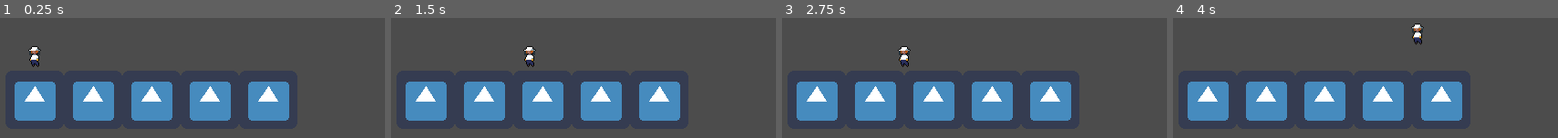
Above: before the commit, frames 1-4 (left to right).
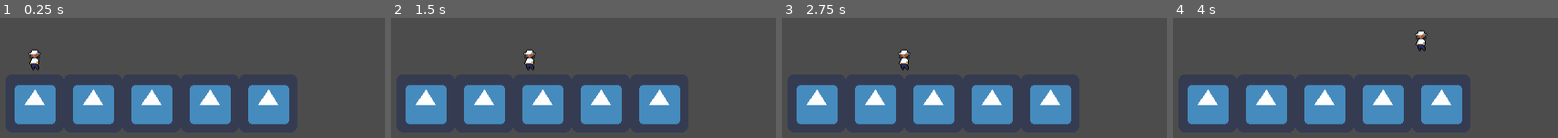
Above: after the commit, the same moments.

Repository: HollowTube/BeeGame
Game: Godot game, scene res://World.tscn
Same seed, same stepped clock (60 frames per second), same inputs: the game is played once before the commit and once after it. The engine's default icon, where the game draws it, is replaced by a stand-in: a white triangle on a blue panel in a dark square.
Inputs:
- Up to frame 1 (0.25 s): no input
- Up to frame 2 (1.5 s): tap Enter at 0.5 s; hold Right (ui_right) from 0.53 s (still down); tap Up (ui_up) at 0.77 s
- Up to frame 3 (2.75 s): tap Up (ui_up) at 1.52 s; release Right (ui_right) at 2.03 s; hold Left (ui_left) from 2.03 s (still down)
- Up to frame 4 (4 s): release Left (ui_left) at 2.78 s; hold Right (ui_right) from 2.78 s (still down); tap Up (ui_up) at 3.02, 3.77 s

The runs differ from the first frame. In frame 1, 5.2% of the frame differs, in the area x 3-76%, y 23-89%; in frame 2, 5.2%; in frame 3, 5.2%; in frame 4, 5.3%, in the area x 3-76%, y 4-89%.

Commit message:
moved

Diff:
--- a/Player.gd
+++ b/Player.gd
@@ -22,6 +22,13 @@
 		else:
 			motion.y = clamp(motion.y + 10, -100, 250)
 
+		if Input.is_action_pressed("ui_right"):
+			motion.x = 120
+		elif Input.is_action_pressed("ui_left"):
+			motion.x = -120
+		else:
+			motion.x = 0
+
 
 	motion = move_and_slide(motion, UP)
 
--- a/World.tscn
+++ b/World.tscn
@@ -13,7 +13,7 @@
 [node name="World" type="Node"]
 
 [node name="Player" type="KinematicBody2D" parent="."]
-position = Vector2( 128, 192 )
+position = Vector2( 128, 195.783 )
 script = ExtResource( 1 )
 __meta__ = {
 "_edit_group_": true
@@ -27,7 +27,7 @@
 
 [node name="Floor" type="StaticBody2D" parent="."]
 editor/display_folded = true
-position = Vector2( 128, 256 )
+position = Vector2( 128, 259.783 )
 __meta__ = {
 "_edit_group_": true
 }
@@ -40,7 +40,7 @@
 
 [node name="Floor2" type="StaticBody2D" parent="."]
 editor/display_folded = true
-position = Vector2( 192, 256 )
+position = Vector2( 192, 259.783 )
 __meta__ = {
 "_edit_group_": true
 }
@@ -53,7 +53,7 @@
 
 [node name="Floor3" type="StaticBody2D" parent="."]
 editor/display_folded = true
-position = Vector2( 256, 256 )
+position = Vector2( 256, 259.783 )
 __meta__ = {
 "_edit_group_": true
 }
@@ -66,7 +66,7 @@
 
 [node name="Floor4" type="StaticBody2D" parent="."]
 editor/display_folded = true
-position = Vector2( 320, 256 )
+position = Vector2( 320, 259.783 )
 __meta__ = {
 "_edit_group_": true
 }
@@ -79,7 +79,7 @@
 
 [node name="Floor5" type="StaticBody2D" parent="."]
 editor/display_folded = true
-position = Vector2( 384, 256 )
+position = Vector2( 384, 259.783 )
 __meta__ = {
 "_edit_group_": true
 }
